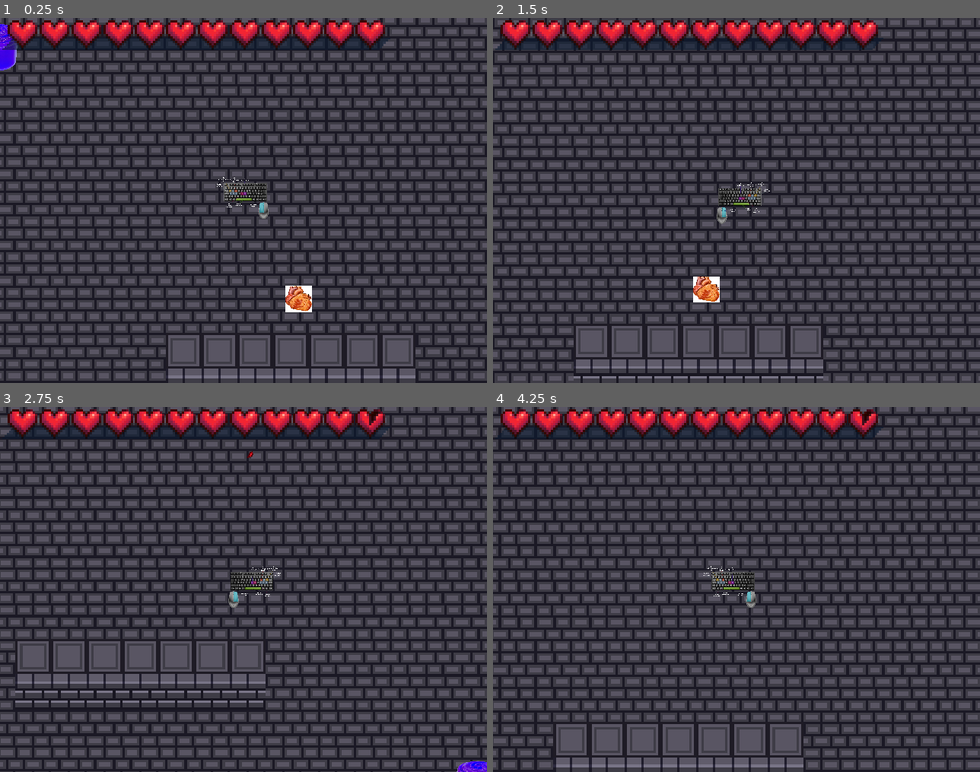
Above: before the commit, frames 1-4 (two rows, left to right).
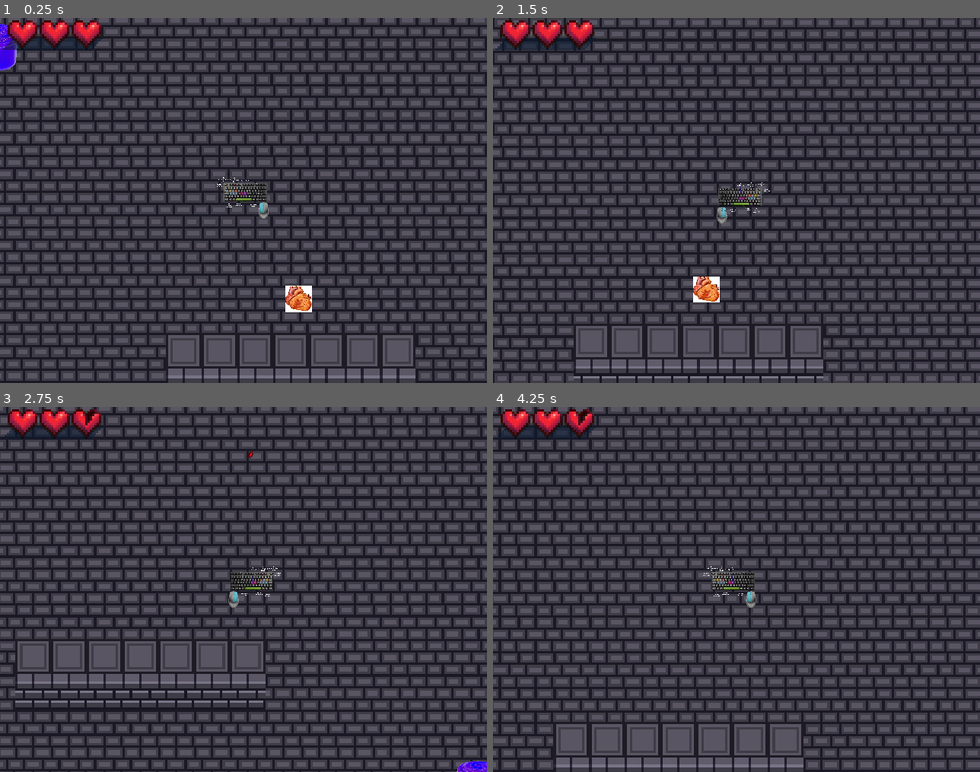
Above: after the commit, the same moments.

Repository: EwamEwam/Year11Godot
Game: Godot game, scene res://Scenes/levels/level.tscn
Two runs of this game, one before a commit and one after it. Both use one fixed random seed, a clock stepped at 60 frames per second and the inputs below. The project has no main scene, so this scene is started directly.
Inputs (mouse positions are in pixels of both pictures, inside the frame that each line leads up to):
- Up to frame 1 (0.25 s): no input
- Up to frame 2 (1.5 s): tap Enter at 0.5 s; move the mouse to (843, 182) at 0.52 s; hold D (right) 0.53-1.28 s; tap Q (selectl) at 0.6 s; move the mouse to (639, 218) at 1.27 s; hold Down (down) from 1.28 s (still down); tap E (selectr) at 1.35 s
- Up to frame 3 (2.75 s): move the mouse to (292, 509) at 2.02 s; release Down (down) at 2.03 s; press the mouse at (292, 509) at 2.03 s; hold D (right) from 2.03 s (still down)
- Up to frame 4 (4.25 s): move the mouse to (712, 662) at 2.77 s; release D (right) at 2.78 s; release the mouse at (712, 662) at 2.78 s; hold W (up) 2.78-3.53 s; tap Q (selectl) at 2.85 s; move the mouse to (882, 644) at 3.52 s; hold A (left) from 3.53 s (still down); tap E (selectr) at 3.6 s

The runs differ from the first frame. In frame 1, 3.8% of the frame differs, in the area x 19-81%, y 0-9%; in frame 2, 3.9%; in frame 3, 3.8%; in frame 4, 3.9%, in the area x 17-81%, y 0-9%.

Commit message:
4/7/24 (8:26 pm)
Made a animation for when the bullet collides with a wall or enemy.  Start on the shooter enemy

Diff:
--- /dev/null
+++ b/BeatBlast/Scenes/Characters, weapons and collectables/bullet_1_collision.tscn
@@ -0,0 +1,71 @@
+[gd_scene load_steps=11 format=3 uid="uid://bbq0hhiija8fh"]
+
+[ext_resource type="Texture2D" uid="uid://4npgts81q2wp" path="res://Sprites/Characters and items/Bullet1_collide.png" id="1_gbt38"]
+[ext_resource type="Script" path="res://Scenes/Scripts/Player, weapons and collectables/Bullet1_collide.gd" id="2_2uwwj"]
+
+[sub_resource type="AtlasTexture" id="AtlasTexture_fali0"]
+atlas = ExtResource("1_gbt38")
+region = Rect2(0, 0, 5, 8)
+
+[sub_resource type="AtlasTexture" id="AtlasTexture_yrf7t"]
+atlas = ExtResource("1_gbt38")
+region = Rect2(5, 0, 5, 8)
+
+[sub_resource type="AtlasTexture" id="AtlasTexture_immir"]
+atlas = ExtResource("1_gbt38")
+region = Rect2(10, 0, 5, 8)
+
+[sub_resource type="AtlasTexture" id="AtlasTexture_xbn4v"]
+atlas = ExtResource("1_gbt38")
+region = Rect2(15, 0, 5, 8)
+
+[sub_resource type="AtlasTexture" id="AtlasTexture_ncc3a"]
+atlas = ExtResource("1_gbt38")
+region = Rect2(20, 0, 5, 8)
+
+[sub_resource type="AtlasTexture" id="AtlasTexture_s30p6"]
+atlas = ExtResource("1_gbt38")
+region = Rect2(25, 0, 5, 8)
+
+[sub_resource type="AtlasTexture" id="AtlasTexture_c6qem"]
+atlas = ExtResource("1_gbt38")
+region = Rect2(30, 0, 5, 8)
+
+[sub_resource type="SpriteFrames" id="SpriteFrames_xg0y0"]
+animations = [{
+"frames": [{
+"duration": 1.0,
+"texture": SubResource("AtlasTexture_fali0")
+}, {
+"duration": 1.0,
+"texture": SubResource("AtlasTexture_yrf7t")
+}, {
+"duration": 1.0,
+"texture": SubResource("AtlasTexture_immir")
+}, {
+"duration": 1.0,
+"texture": SubResource("AtlasTexture_xbn4v")
+}, {
+"duration": 1.0,
+"texture": SubResource("AtlasTexture_ncc3a")
+}, {
+"duration": 1.0,
+"texture": SubResource("AtlasTexture_s30p6")
+}, {
+"duration": 1.0,
+"texture": SubResource("AtlasTexture_c6qem")
+}],
+"loop": false,
+"name": &"Collide",
+"speed": 35.0
+}]
+
+[node name="Bullet1_collision" type="AnimatedSprite2D"]
+rotation = 1.5708
+scale = Vector2(4.5, 4.5)
+sprite_frames = SubResource("SpriteFrames_xg0y0")
+animation = &"Collide"
+autoplay = "Collide"
+script = ExtResource("2_2uwwj")
+
+[connection signal="animation_finished" from="." to="." method="_on_animation_finished"]
--- /dev/null
+++ b/BeatBlast/Scenes/Enemies/shooter.tscn
@@ -0,0 +1,15 @@
+[gd_scene load_steps=3 format=3 uid="uid://nre8vvqmqqoi"]
+
+[ext_resource type="Script" path="res://Scenes/Scripts/Enemy AI/Shooter.gd" id="1_vs1m5"]
+
+[sub_resource type="CapsuleShape2D" id="CapsuleShape2D_5xtno"]
+
+[node name="Shooter" type="CharacterBody2D"]
+script = ExtResource("1_vs1m5")
+
+[node name="RayCast2D" type="RayCast2D" parent="."]
+
+[node name="htibox" type="CollisionShape2D" parent="."]
+shape = SubResource("CapsuleShape2D_5xtno")
+
+[node name="Sprite2D" type="Sprite2D" parent="."]
--- /dev/null
+++ b/BeatBlast/Scenes/Scripts/Enemy AI/Shooter.gd
@@ -0,0 +1,4 @@
+extends CharacterBody2D
+
+func _ready():
+	pass
--- a/BeatBlast/Scenes/Scripts/Enemy AI/Slime.gd
+++ b/BeatBlast/Scenes/Scripts/Enemy AI/Slime.gd
@@ -54,6 +54,7 @@
 		var new_heart = heart.instantiate()
 		new_heart.global_position = global_position
 		add_sibling(new_heart)
+		Playerstats.score += 10
 
 func take_damage(dmg):
 	health -= dmg
--- a/BeatBlast/Scenes/Scripts/Enemy AI/elite_slime.gd
+++ b/BeatBlast/Scenes/Scripts/Enemy AI/elite_slime.gd
@@ -54,6 +54,7 @@
 		var new_heart = heart.instantiate()
 		new_heart.global_position = global_position
 		add_sibling(new_heart)
+		Playerstats.score += 250
 
 func take_damage(dmg):
 	health -= dmg
--- a/BeatBlast/Scenes/Scripts/Player, weapons and collectables/Bullet.gd
+++ b/BeatBlast/Scenes/Scripts/Player, weapons and collectables/Bullet.gd
@@ -1,5 +1,6 @@
 extends Area2D
 
+const collide = preload("res://Scenes/Characters, weapons and collectables/bullet_1_collision.tscn")
 @export var SPEED = 700
 var damage = 3
 
@@ -16,3 +17,7 @@
 	if body.is_in_group("Enemy") and body.has_method("take_damage"):
 		body.take_damage(damage)
 	queue_free()
+	var new_collide = collide.instantiate()
+	new_collide.global_position=global_position
+	new_collide.global_rotation=global_rotation+90
+	add_sibling(new_collide)
--- /dev/null
+++ b/BeatBlast/Scenes/Scripts/Player, weapons and collectables/Bullet1_collide.gd
@@ -0,0 +1,4 @@
+extends AnimatedSprite2D
+
+func _on_animation_finished():
+	queue_free()
--- a/BeatBlast/Scenes/Scripts/Player, weapons and collectables/bullet2.gd
+++ b/BeatBlast/Scenes/Scripts/Player, weapons and collectables/bullet2.gd
@@ -1,5 +1,6 @@
 extends Area2D
 
+const collide = preload("res://Scenes/Characters, weapons and collectables/bullet_1_collision.tscn")
 @export var SPEED = 850
 var damage = 2
 
@@ -16,3 +17,7 @@
 	if body.is_in_group("Enemy") and body.has_method("take_damage"):
 		body.take_damage(damage)
 	queue_free()
+	var new_collide = collide.instantiate()
+	new_collide.global_position=global_position
+	new_collide.global_rotation=global_rotation+90
+	add_sibling(new_collide)
--- a/BeatBlast/Scenes/Scripts/Player, weapons and collectables/playerstats.gd
+++ b/BeatBlast/Scenes/Scripts/Player, weapons and collectables/playerstats.gd
@@ -1,9 +1,10 @@
 extends Node
 
-var health = 120
-var max_health = 120
+var health = 30
+var max_health = 30
 var weapon_selected = 2
-var weapons_unlocked = 2
+var weapons_unlocked = 3
 var level = 1
 var player_x = 0
 var player_y = 0
+var score = 0
--- a/BeatBlast/Scenes/levels/level.tscn
+++ b/BeatBlast/Scenes/levels/level.tscn
@@ -87,6 +87,21 @@
 [node name="slime5" parent="Enemies" instance=ExtResource("4_cb3aq")]
 position = Vector2(-455, -3712)
 
+[node name="slime6" parent="Enemies" instance=ExtResource("3_0jk7i")]
+position = Vector2(1010, -3401)
+
+[node name="slime7" parent="Enemies" instance=ExtResource("3_0jk7i")]
+position = Vector2(1027, -3944)
+
+[node name="slime8" parent="Enemies" instance=ExtResource("3_0jk7i")]
+position = Vector2(450, -2722)
+
+[node name="slime9" parent="Enemies" instance=ExtResource("3_0jk7i")]
+position = Vector2(1033, -1817)
+
+[node name="slime10" parent="Enemies" instance=ExtResource("3_0jk7i")]
+position = Vector2(750, -1008)
+
 [node name="Collectables" type="Node2D" parent="."]
 
 [node name="heart(5)" parent="Collectables" instance=ExtResource("5_fhgtr")]
@@ -118,18 +133,3 @@
 
 [node name="Heart_capsule9" parent="Collectables" instance=ExtResource("6_ykpy8")]
 position = Vector2(1379, -4116)
-
-[node name="slime" parent="." instance=ExtResource("3_0jk7i")]
-position = Vector2(1010, -3401)
-
-[node name="slime2" parent="." instance=ExtResource("3_0jk7i")]
-position = Vector2(1027, -3944)
-
-[node name="slime3" parent="." instance=ExtResource("3_0jk7i")]
-position = Vector2(450, -2722)
-
-[node name="slime4" parent="." instance=ExtResource("3_0jk7i")]
-position = Vector2(1033, -1817)
-
-[node name="slime5" parent="." instance=ExtResource("3_0jk7i")]
-position = Vector2(750, -1008)
Binary file added: BeatBlast/Sprites/Characters and items/Bullet1_collide.png
Not shown, added: BeatBlast/Sprites/Characters and items/Bullet1_collide.png.import
